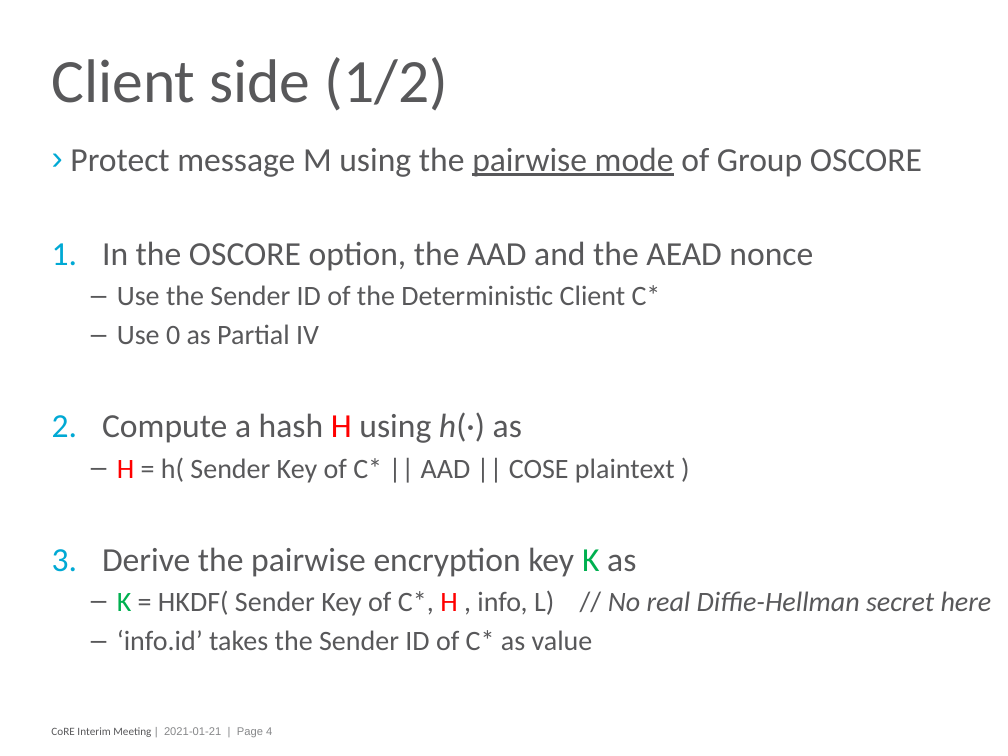
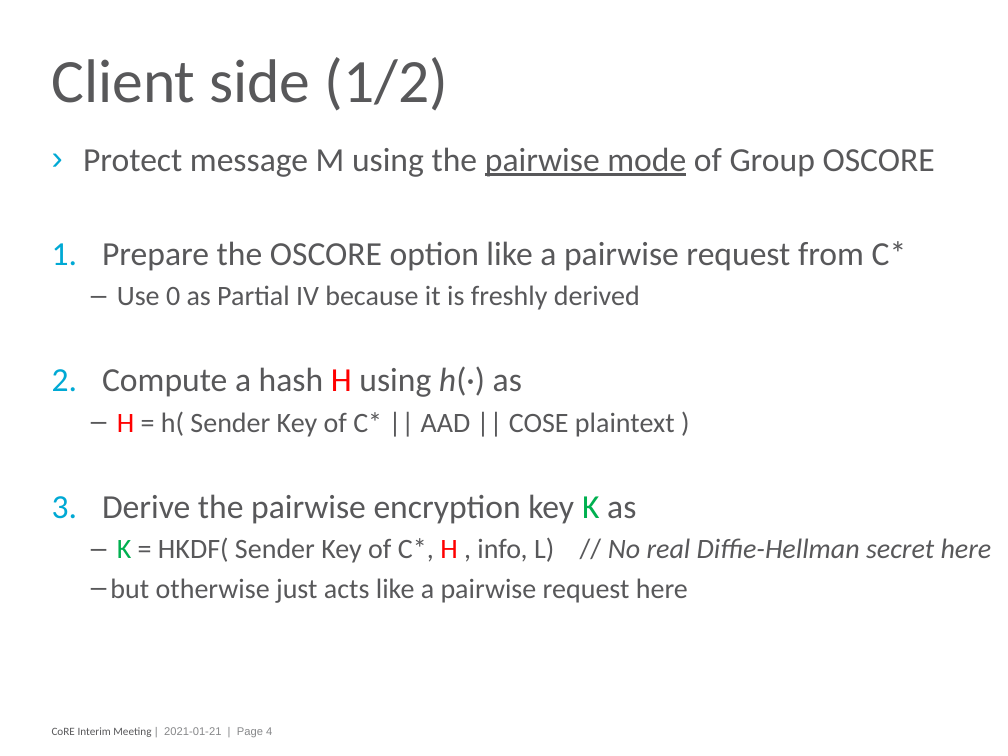
Before and after one commit to core-wg/cacheable-oscore, a slide deck: slide 4 of presentations/2021-01-21-interim/2021-01-21-core-cachable-oscore.pptx. Drawn at 1008x756 pixels with LibreOffice and Linux fonts; fonts in the diff are those of the drawing. Boxes give left, top, right and bottom in pixels: in the first picture for what was removed or moved away, otherwise in the second. Text is boxed around its words. In the diff, an @@ line names an element or a change of style, - is before the commit and + after.

```diff
--- a/presentations/2021-01-21-interim/2021-01-21-core-cachable-oscore.pptx
+++ b/presentations/2021-01-21-interim/2021-01-21-core-cachable-oscore.pptx
@@ text at <box>102,241,907,310</box>: text changed; size 20 to 24 pt @@
-1. In the OSCORE option, the AAD and the AEAD nonce
-  – Use the Sender ID of the Deterministic Client C*
-  – Use 0 as Partial IV
+1. Prepare the OSCORE option like a pairwise request from C*
+  – Use 0 as Partial IV because it is freshly derived
@@ text at <box>110,578,688,603</box>: text changed @@
-  – ‘info.id’ takes the Sender ID of C* as value
+  – but otherwise just acts like a pairwise request here
```
Also in this commit, not shown: 6 other slides changed, 1 slide added.
